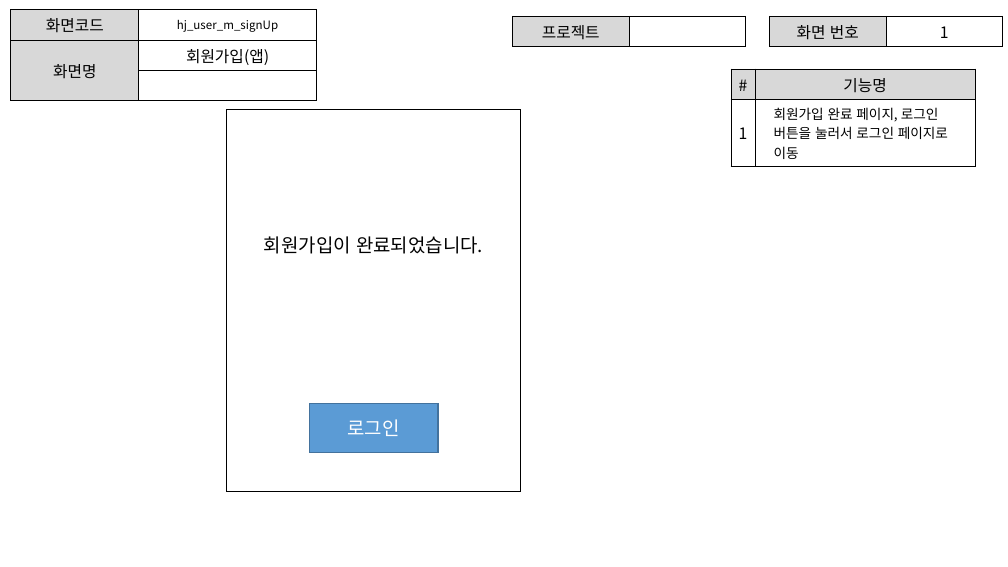
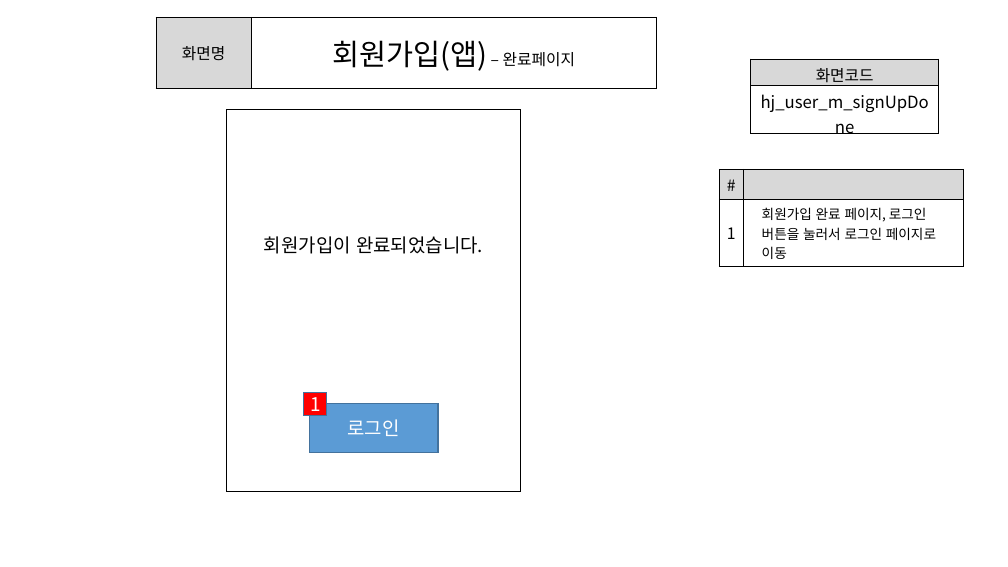
Before and after one commit to ezenteam2/e-Zone, a slide deck: slide 6 of 0 발표용 파워포인트/project05 - 파워포인트 종합 - 형준.pptx. Drawn at 1008x567 pixels with LibreOffice and Linux fonts; fonts in the diff are those of the drawing. Boxes give left, top, right and bottom in pixels: in the first picture for what was removed or moved away, otherwise in the second. Text is boxed around its words. In the diff, an @@ line names an element or a change of style, - is before the commit and + after.

```diff
--- a/0 발표용 파워포인트/project05 - 파워포인트 종합 - 형준.pptx
+++ b/0 발표용 파워포인트/project05 - 파워포인트 종합 - 형준.pptx
@@ table at (156,17,656,88) @@
-row 1: 화면코드 | hj_user_m_signUp
-row 2: 화면명 | 회원가입(앱)
-row 3:  | 
+row 1: 화면명 | 회원가입(앱) – 완료페이지
@@ table: place and size @@
-table at (11,10,316,89)
+table at (156,17,656,88)
@@ table removed at (513,17,746,43), 1 rows, 2 columns @@
-프로젝트 | 
@@ table removed at (770,17,1003,44), 1 rows, 2 columns @@
-화면 번호 | 1
@@ table added at (751,59,939,133), 2 rows, 1 columns @@
+화면코드
+hj_user_m_signUpDone
@@ table at (719,169,963,263) @@
-row 1, column 2: 기능명
+row 1, column 2: 
@@ table: place and size @@
-table at (731,70,975,163)
+table at (719,169,963,263)
@@ rectangle added at (303,393,326,415), fill #FF0000, outline #43739E 1 pt, 18 pt, text #FFFFFF @@
+1
```
Also in this commit, not shown: 7 other slides changed, 6 other files.
